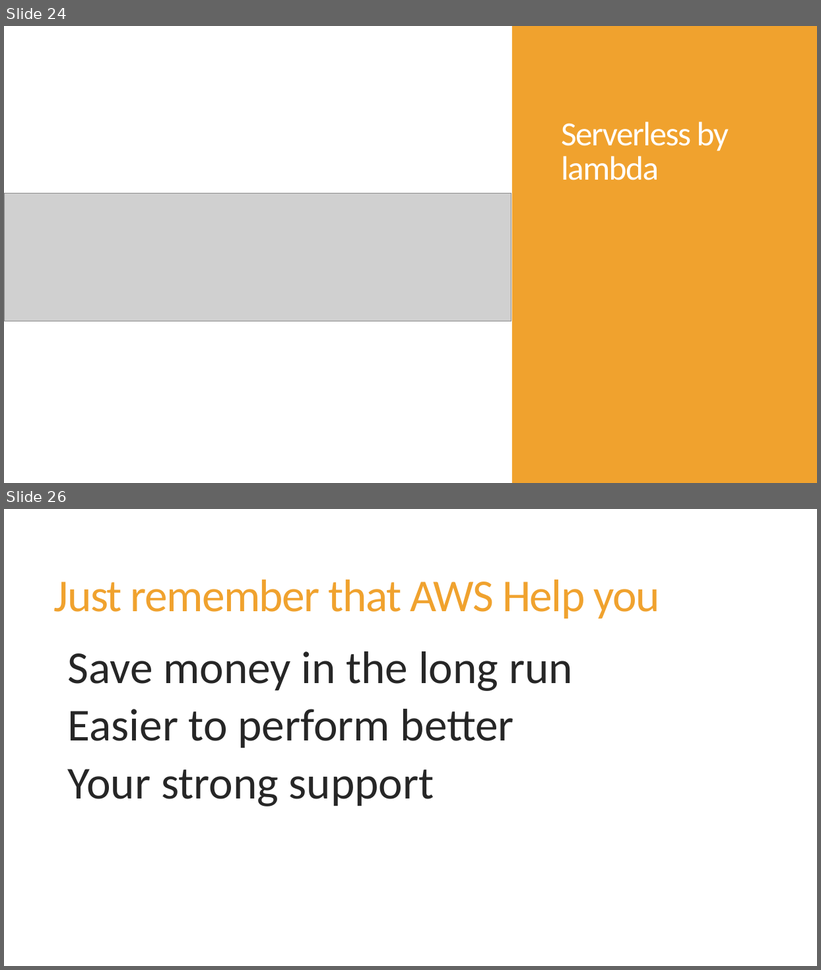
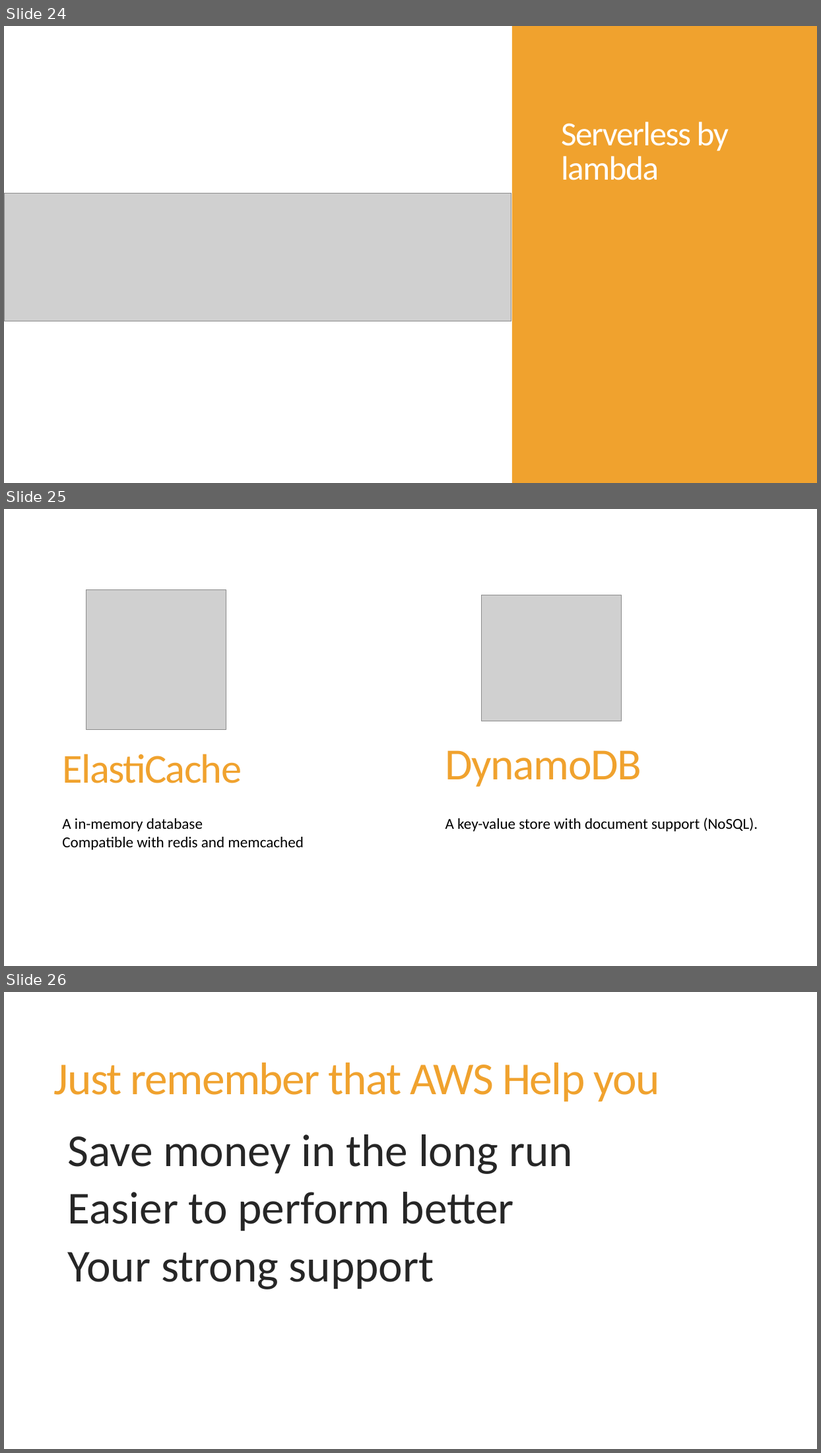
Before and after one commit to damoco/aws-interview-assignment2, a slide deck: Assignment #2 - proposal.pptx. Shown one above the other, each under a label of ours: slides 24 and 26 before the commit, slides 24, 25 and 26 after it; the slides between them are not shown. The pictures are 821x970 and 821x1453 pixels, drawn with LibreOffice and Linux fonts; fonts in the diff are those of the drawing; grey boxes stand for pictures. Boxes give left, top, right and bottom in pixels: in the first picture for what was removed or moved away, otherwise in the second. Text is boxed around its words. In the diff, an @@ line names an element or a change of style, - is before the commit and + after.

```diff
--- a/Assignment #2 - proposal.pptx
+++ b/Assignment #2 - proposal.pptx
@@ slide 25 added at [4, 509, 817, 966], background #FFFFFF @@
@@ picture added at [86, 590, 226, 730] @@
@@ picture added at [482, 595, 621, 722] @@
@@ title added at [63, 754, 242, 784], 48.6 pt, text #F0A22E @@
+ElastiCache
@@ text added at [446, 751, 642, 787], 52.6 pt, text #F0A22E @@
+DynamoDB
@@ text added at [62, 819, 303, 850], 18 pt, text #000000 @@
+A in-memory database
+Compatible with redis and memcached
@@ text added at [446, 818, 758, 832], 18 pt, text #000000 @@
+A key-value store with document support (NoSQL).
```
Also in this commit, not shown: 2 slides changed, 1 other slide added, 1 slide removed, 1 other file.
